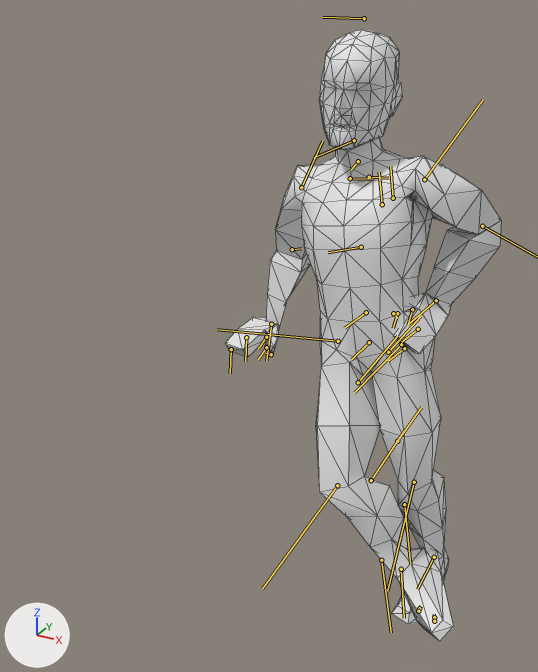
An edit to the FBX model media/anims_X/normal/TTRP_LeanRightTable.fbx, drawn before and after from the same camera.
Camera for both pictures: a 50 mm lens placed at (0.356, -1.043, 0.985), pointed at (-0.225, 0.013, 0.457). Arrows for +X, +Y and +Z are at lower left; the lights stay in place. Both versions are drawn at frame 1 of the action 'TTRP_LeanRightTable'; the numbers are the values there. The bones that bend it are drawn over the model as lines. Mesh edges are drawn as thin lines. Materials are left out; every surface is plain grey.

Objects in the first picture: 'Body_NoDress'.
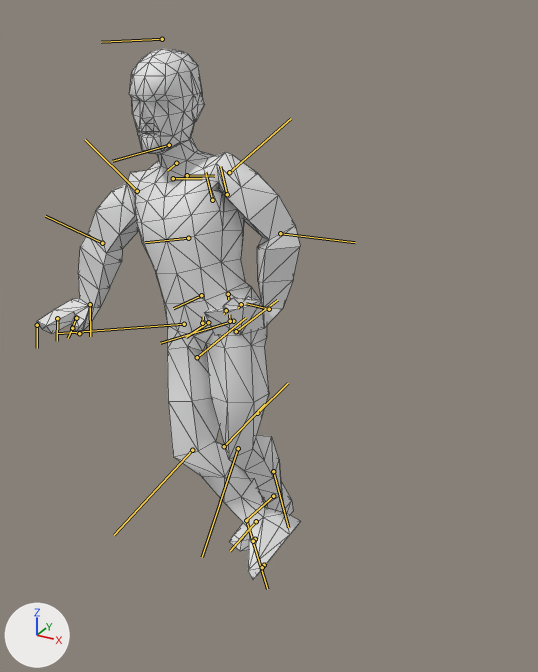
Changed parts and their boxes (x1, y1, x2, y2) in the pictures (538 x 672 px):
```json
{"object": "Body_NoDress", "change": "posed", "before": [225, 30, 501, 641], "after": [37, 49, 300, 580], "on screen": "13% shorter"}
{"bone": "Bip01_Pelvis", "before": "(369, 342) to (351, 359)", "after": "(208, 322) to (186, 337)"}
{"bone": "Bip01_L_Thigh", "before": "(401, 344) to (354, 392)", "after": "(233, 321) to (160, 343)"}
{"bone": "Bip01_L_Calf", "before": "(414, 482) to (387, 591)", "after": "(238, 448) to (202, 557)"}
{"bone": "Bip01_L_Foot", "before": "(434, 557) to (417, 589)", "after": "(273, 496) to (247, 519)"}
{"bone": "Bip01_R_Thigh", "before": "(338, 341) to (217, 329)", "after": "(184, 324) to (57, 333)"}
{"bone": "Bip01_R_Calf", "before": "(337, 485) to (262, 588)", "after": "(192, 450) to (114, 535)"}
{"bone": "Bip01_R_Foot", "before": "(401, 569) to (404, 618)", "after": "(256, 521) to (230, 551)"}
{"bone": "Bip01_Head", "before": "(354, 140) to (314, 157)", "after": "(169, 145) to (112, 161)"}
{"bone": "Bip01_L_UpperArm", "before": "(424, 179) to (483, 99)", "after": "(229, 172) to (291, 118)"}
{"bone": "Bip01_L_Hand", "before": "(436, 300) to (408, 324)", "after": "(269, 309) to (246, 303)"}
{"bone": "Bip01_L_Finger0", "before": "(412, 309) to (408, 324)", "after": "(241, 304) to (238, 308)"}
{"bone": "Bip01_L_Finger1", "before": "(418, 329) to (401, 342)", "after": "(230, 321) to (229, 314)"}
{"bone": "Bip01_R_UpperArm", "before": "(301, 187) to (322, 141)", "after": "(137, 191) to (85, 139)"}
{"bone": "Bip01_R_Forearm", "before": "(292, 249) to (301, 248)", "after": "(102, 243) to (45, 216)"}
{"bone": "Bip01_R_Hand", "before": "(271, 324) to (266, 360)", "after": "(90, 304) to (90, 336)"}
{"bone": "Bip01_R_Finger1", "before": "(246, 337) to (245, 361)", "after": "(57, 318) to (57, 341)"}
```

Edits to the scene script, one JSON object a line:
```json
{"block": "bone_bip01_pelvis", "where": "bone_bip01_pelvis = bpy.data.objects['Bip01'].pose.bones['Bip01_Pelvis']"}
{"op": "set", "path": "bone_bip01_pelvis.location", "old": "(-2.3, 0.3, -3.6)", "new": "(-5.0, 0.3, -34.8)"}
{"op": "set", "path": "bone_bip01_pelvis.rotation_quaternion", "old": "(0.997, 0.0, 0.079, 0.0)", "new": "(0.992, 0.008, 0.124, 0.004)", "note": "degrees (0, 9, 0) -> degrees (1, 14, 1)"}
{"block": "bone_bip01_l_thigh", "where": "bone_bip01_l_thigh = bpy.data.objects['Bip01'].pose.bones['Bip01_L_Thigh']  # child of 'Bip01_Spine'"}
{"op": "set", "path": "bone_bip01_l_thigh.rotation_quaternion", "old": "(0.995, -0.048, -0.039, 0.074)", "new": "(0.984, -0.045, -0.114, 0.127)", "note": "degrees (-6, -4, 9) -> degrees (-7, -12, 15)"}
{"block": "bone_bip01_l_calf", "where": "bone_bip01_l_calf = bpy.data.objects['Bip01'].pose.bones['Bip01_L_Calf']  # child of 'Bip01_L_Thigh'"}
{"op": "set", "path": "bone_bip01_l_calf.rotation_quaternion", "old": "(0.985, 0.0, 0.0, -0.173)", "new": "(0.939, 0.0, 0.0, -0.345)", "note": "degrees (0, 0, -20) -> degrees (0, 0, -40)"}
{"block": "bone_bip01_l_foot", "where": "bone_bip01_l_foot = bpy.data.objects['Bip01'].pose.bones['Bip01_L_Foot']  # child of 'Bip01_L_Calf'"}
{"op": "set", "path": "bone_bip01_l_foot.rotation_quaternion", "old": "(0.994, 0.061, -0.033, 0.089)", "new": "(0.97, 0.111, 0.012, 0.215)", "note": "degrees (7, -4, 10) -> degrees (13, -1, 25)"}
{"block": "bone_bip01_r_thigh", "where": "bone_bip01_r_thigh = bpy.data.objects['Bip01'].pose.bones['Bip01_R_Thigh']  # child of 'Bip01_Spine'"}
{"op": "set", "path": "bone_bip01_r_thigh.rotation_quaternion", "old": "(0.941, 0.205, 0.151, 0.225)", "new": "(0.953, 0.246, 0.089, 0.155)", "note": "degrees (27, 11, 30) -> degrees (30, 5, 20)"}
{"block": "bone_bip01_r_calf", "where": "bone_bip01_r_calf = bpy.data.objects['Bip01'].pose.bones['Bip01_R_Calf']  # child of 'Bip01_R_Thigh'"}
{"op": "set", "path": "bone_bip01_r_calf.rotation_quaternion", "old": "(0.941, 0.0, 0.0, -0.339)", "new": "(0.959, 0.0, 0.0, -0.285)", "note": "degrees (0, 0, -40) -> degrees (0, 0, -33)"}
{"block": "bone_bip01_r_foot", "where": "bone_bip01_r_foot = bpy.data.objects['Bip01'].pose.bones['Bip01_R_Foot']  # child of 'Bip01_R_Calf'"}
{"op": "set", "path": "bone_bip01_r_foot.rotation_quaternion", "old": "(0.94, -0.237, 0.131, -0.209)", "new": "(0.946, -0.207, 0.249, -0.006)", "note": "degrees (-30, 8, -27) -> degrees (-27, 28, -7)"}
{"block": "bone_bip01_head", "where": "bone_bip01_head = bpy.data.objects['Bip01'].pose.bones['Bip01_Head']  # child of 'Bip01_Neck'"}
{"op": "set", "path": "bone_bip01_head.rotation_quaternion", "old": "(0.994, 0.043, -0.096, -0.007)", "new": "(0.993, 0.04, -0.114, -0.002)", "note": "degrees (5, -11, -1) -> degrees (5, -13, -1)"}
{"block": "bone_bip01_l_upperarm", "where": "bone_bip01_l_upperarm = bpy.data.objects['Bip01'].pose.bones['Bip01_L_UpperArm']  # child of 'Bip01_L_Clavicle'"}
{"op": "set", "path": "bone_bip01_l_upperarm.rotation_quaternion", "old": "(0.726, 0.533, 0.434, 0.019)", "new": "(0.753, 0.452, 0.452, -0.155)", "note": "degrees (86, 38, 38) -> degrees (71, 55, 18)"}
{"block": "bone_bip01_l_forearm", "where": "bone_bip01_l_forearm = bpy.data.objects['Bip01'].pose.bones['Bip01_L_Forearm']  # child of 'Bip01_L_UpperArm'"}
{"op": "set", "path": "bone_bip01_l_forearm.rotation_quaternion", "old": "(0.813, 0.0, 0.0, -0.582)", "new": "(0.949, 0.0, 0.0, -0.315)", "note": "degrees (0, 0, -71) -> degrees (0, 0, -37)"}
{"block": "bone_bip01_l_hand", "where": "bone_bip01_l_hand = bpy.data.objects['Bip01'].pose.bones['Bip01_L_Hand']  # child of 'Bip01_L_Forearm'"}
{"op": "set", "path": "bone_bip01_l_hand.rotation_quaternion", "old": "(0.788, 0.172, 0.235, -0.542)", "new": "(0.716, -0.086, 0.643, -0.259)", "note": "degrees (1, 34, -69) -> degrees (-71, 61, -85)"}
{"block": "bone_bip01_l_finger0", "where": "bone_bip01_l_finger0 = bpy.data.objects['Bip01'].pose.bones['Bip01_L_Finger0']  # child of 'Bip01_L_Hand'"}
{"op": "set", "path": "bone_bip01_l_finger0.rotation_quaternion", "old": "(1.0, 0.0, 0.0, 0.0)", "new": "(0.935, -0.028, -0.313, 0.163)", "note": "degrees (0, 0, 0) -> degrees (-11, -35, 23)"}
{"block": "bone_bip01_l_finger1", "where": "bone_bip01_l_finger1 = bpy.data.objects['Bip01'].pose.bones['Bip01_L_Finger1']  # child of 'Bip01_L_Hand'"}
{"op": "set", "path": "bone_bip01_l_finger1.rotation_quaternion", "old": "(1.0, 0.0, 0.0, 0.0)", "new": "(0.978, 0.01, 0.031, 0.208)", "note": "degrees (0, 0, 0) -> degrees (2, 3, 24)"}
{"block": "bone_bip01_r_upperarm", "where": "bone_bip01_r_upperarm = bpy.data.objects['Bip01'].pose.bones['Bip01_R_UpperArm']  # child of 'Bip01_R_Clavicle'"}
{"op": "set", "path": "bone_bip01_r_upperarm.rotation_quaternion", "old": "(0.885, -0.176, -0.429, 0.035)", "new": "(0.71, -0.663, -0.08, -0.222)", "note": "degrees (-31, -48, 19) -> degrees (-83, -24, -13)"}
{"block": "bone_bip01_r_forearm", "where": "bone_bip01_r_forearm = bpy.data.objects['Bip01'].pose.bones['Bip01_R_Forearm']  # child of 'Bip01_R_UpperArm'"}
{"op": "set", "path": "bone_bip01_r_forearm.rotation_quaternion", "old": "(0.968, 0.0, 0.0, -0.25)", "new": "(0.997, 0.0, 0.0, -0.082)", "note": "degrees (0, 0, -29) -> degrees (0, 0, -9)"}
{"block": "bone_bip01_r_hand", "where": "bone_bip01_r_hand = bpy.data.objects['Bip01'].pose.bones['Bip01_R_Hand']  # child of 'Bip01_R_Forearm'"}
{"op": "set", "path": "bone_bip01_r_hand.rotation_quaternion", "old": "(0.57, -0.474, -0.333, -0.583)", "new": "(0.658, 0.15, -0.04, -0.737)", "note": "degrees (-25, -69, -74) -> degrees (15, 10, -95)"}
{"block": "bone_bip01_r_finger1", "where": "bone_bip01_r_finger1 = bpy.data.objects['Bip01'].pose.bones['Bip01_R_Finger1']  # child of 'Bip01_R_Hand'"}
{"op": "set", "path": "bone_bip01_r_finger1.rotation_quaternion", "old": "(1.0, 0.0, 0.0, 0.0)", "new": "(0.994, 0.013, 0.013, -0.109)", "note": "degrees (0, 0, 0) -> degrees (1, 2, -12)"}
```
